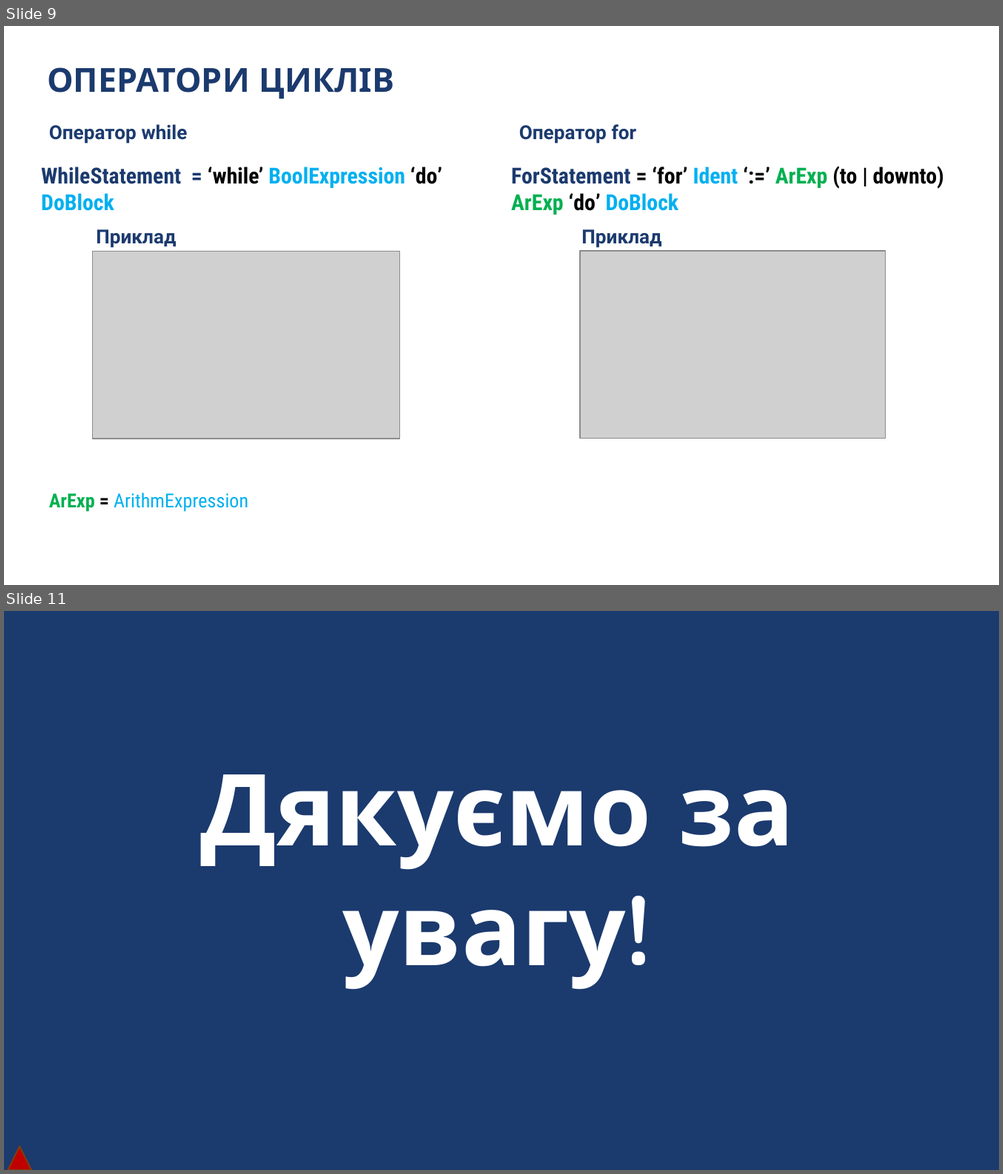
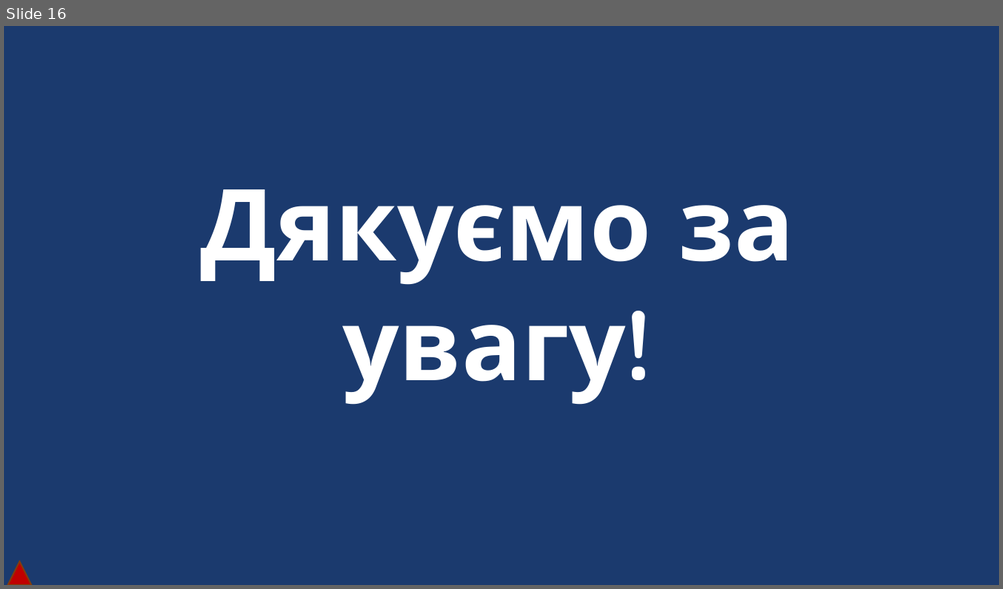
Before and after one commit to DaniilKhortov/BlackBox, a slide deck: BlackBox.pptx. Shown one above the other, each under a label of ours: slides 9 and 11 before the commit, slide 16 after it; the slides between them are not shown. The pictures are 1003x1174 and 1003x589 pixels, drawn with LibreOffice and Linux fonts; fonts in the diff are those of the drawing; grey boxes stand for pictures; background and template pictures are left out. Boxes give left, top, right and bottom in pixels: in the first picture for what was removed or moved away, otherwise in the second. Text is boxed around its words. In the diff, an @@ line names an element or a change of style, - is before the commit and + after.

```diff
--- a/BlackBox.pptx
+++ b/BlackBox.pptx
@@ slide 9 removed at box(4, 26, 999, 585), background #FFFFFF @@
@@ text removed at box(47, 67, 395, 99) @@
-ОПЕРАТОРИ ЦИКЛІВ
@@ text removed at box(49, 124, 188, 144) @@
-Оператор while
@@ text removed at box(519, 124, 637, 144) @@
-Оператор for
@@ text removed at box(41, 167, 442, 211) @@
-WhileStatement = ‘while’ BoolExpression ‘do’ DoBlock
@@ text removed at box(511, 166, 944, 215) @@
-ForStatement = ‘for’ Ident ‘:=’ ArExp (to | downto) ArExp ‘do’ DoBlock
@@ text removed at box(96, 230, 176, 248) @@
-Приклад
@@ text removed at box(581, 230, 661, 248) @@
-Приклад
@@ picture removed at box(93, 252, 399, 440) @@
@@ picture removed at box(580, 251, 885, 439) @@
@@ text removed at box(49, 493, 248, 512) @@
-ArExp = ArithmExpression
@@ what was slide 11 is now slide 16 @@
```
Also in this commit, not shown: 1 slide changed, 14 slides added, 8 other slides removed, 6 other files.
